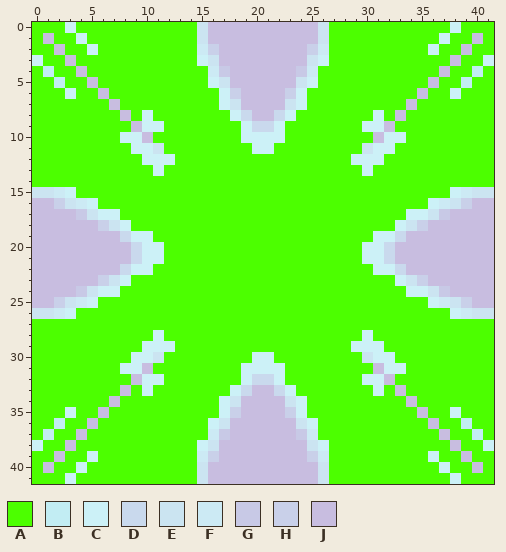
Pixel-art sprite -- app/src/main/res/drawable-hdpi/solid_cross.png. This is how it looked before the edit.
The file is 42x42 pixels. Colours within 5 levels of each other are drawn and written as one.
Palette (. is transparent): A #4cff00  B #c2edf3  C #ccf1f7  D #c9d9ed  E #cbe4f1  F #cceaf4  G #c8c9e6  H #c9d0e9  J #c8bde0
After:
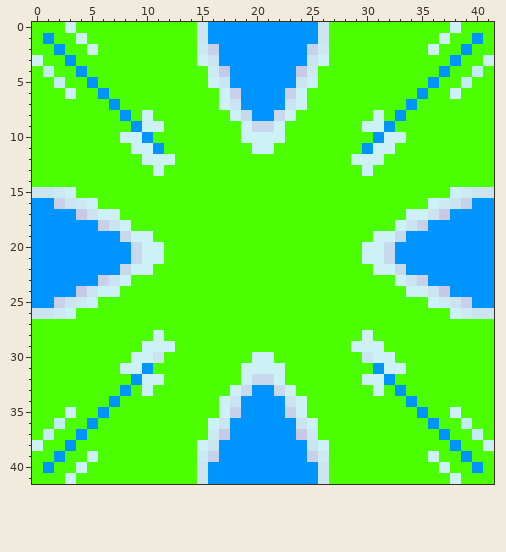
The edit:
colour J: #c8bde0 -> #0094ff
y 11: x 11 E -> J; x 30 E -> J
Pixel boxes of the changes (left, top, right, bottom) in both pictures:
changed: (208, 22, 318, 121)
changed: (43, 33, 164, 154)
changed: (362, 33, 483, 154)
changed: (32, 198, 131, 308)
changed: (395, 198, 494, 308)
changed: (43, 363, 153, 473)
changed: (373, 363, 483, 473)
changed: (208, 385, 318, 484)
